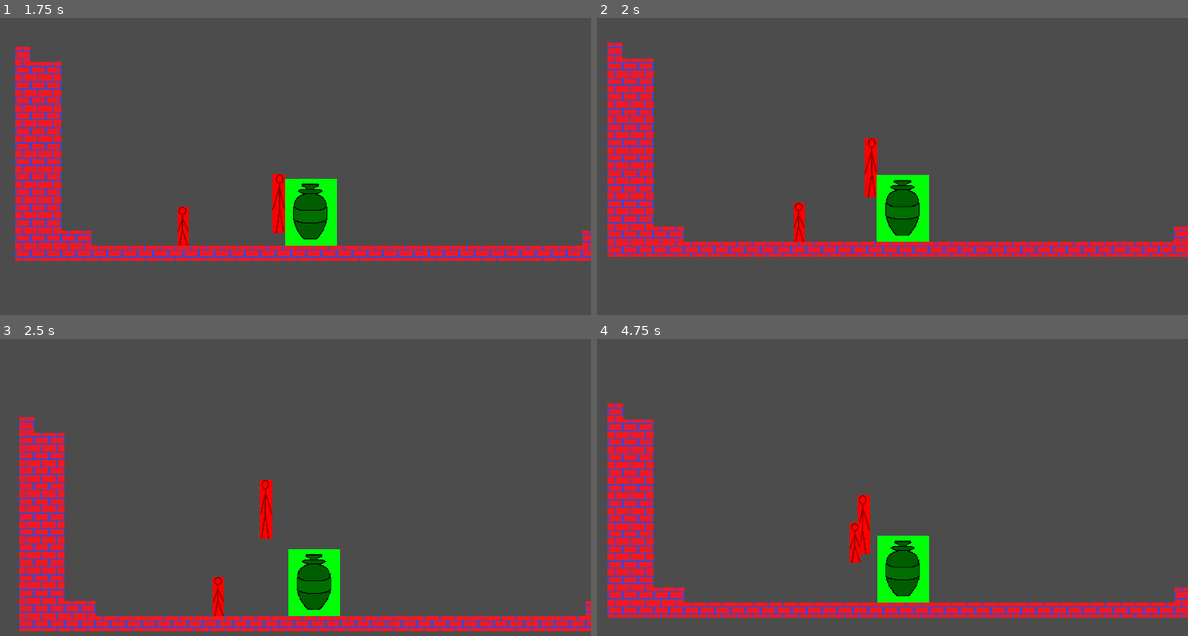
Above: before the commit, frames 1-4 (two rows, left to right).
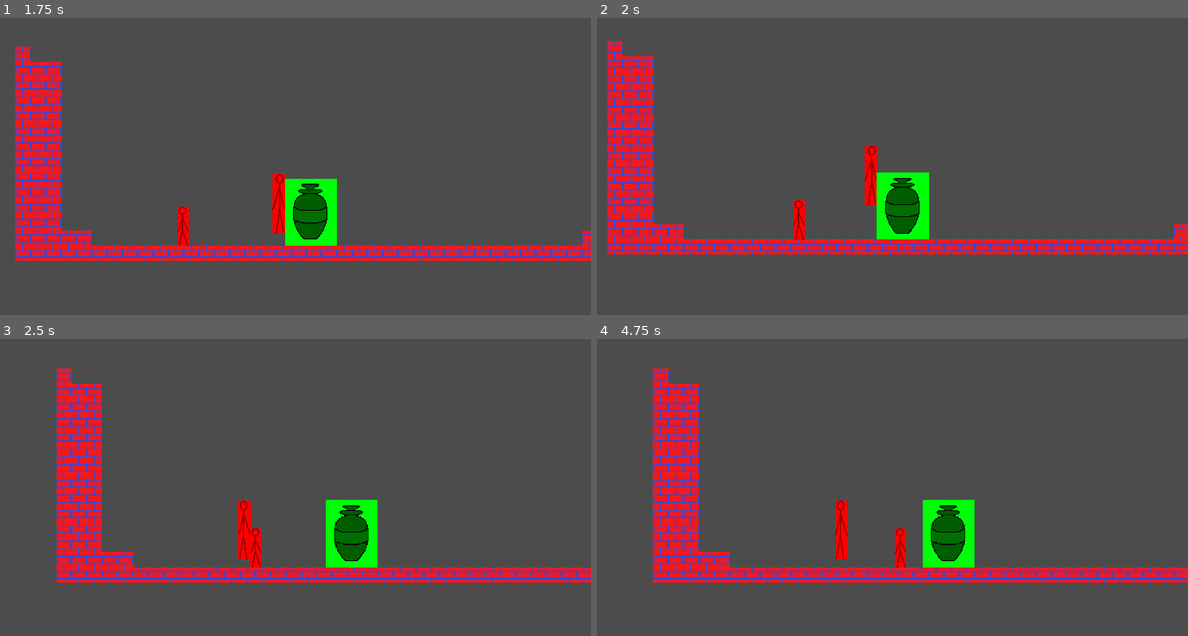
Above: after the commit, the same moments.

Repository: EyeBallTank/PROJECT-NORTUBEL-main-ish
Game: Godot game, scene res://src/levels/LevelTemplate3.tscn
The game is run twice, just before and just after one commit, with the same random seed, the same clock (stepped at 60 frames per second) and the same inputs. This scene is started directly instead of the project's main scene.
Inputs:
- Up to frame 1 (1.75 s): hold Right (right) from 0.53 s (still down); tap Up (jumpup) at 0.6, 0.77, 1.07, 1.52, 1.55 s; tap F (followme) at 1.35 s
- Up to frame 2 (2 s): keep holding Right (right); tap Up (jumpup) at 1.82 s
- Up to frame 3 (2.5 s): release Right (right) at 2.03 s; hold Left (left) from 2.03 s (still down); hold S (standstill) from 2.03 s (still down); tap Up (jumpup) at 2.3 s
- Up to frame 4 (4.75 s): release Left (left) at 2.78 s; release S (standstill) at 2.78 s; hold Right (right) 2.78-4.28 s; tap Up (jumpup) at 2.85, 3.02, 3.32, 3.77, 3.8, 4.07, 4.52, 4.55 s; hold F (followme) 3.53-4.28 s; hold Left (left) from 4.28 s (still down); tap S (standstill) at 4.35 s

Frame 1 is identical in both runs. In frame 2, 6.1% of the frame differs, in the area x 1-100%, y 7-81%; in frame 3, 23%; in frame 4, 25%, in the area x 1-100%, y 9-94%.

Commit message:
now player isn't slow down when touching top of pushable
This is because i selected the side based collision shapes of the Pushable to put then under a group
So you can add groups for nodes within a scene, it seems.

Diff:
--- a/src/level_objects/PushableCopy.tscn
+++ b/src/level_objects/PushableCopy.tscn
@@ -29,10 +29,10 @@
 position = Vector2( 0, 138 )
 shape = SubResource( 2 )
 
-[node name="leftside" type="CollisionShape2D" parent="."]
+[node name="leftside" type="CollisionShape2D" parent="." groups=["pushableside"]]
 position = Vector2( -106.5, 2 )
 shape = SubResource( 3 )
 
-[node name="rightside" type="CollisionShape2D" parent="."]
+[node name="rightside" type="CollisionShape2D" parent="." groups=["pushableside"]]
 position = Vector2( 106.514, 2 )
 shape = SubResource( 3 )
--- a/src/play_actors/PlayerCopy.gd
+++ b/src/play_actors/PlayerCopy.gd
@@ -51,6 +51,21 @@
 				if Input.is_action_just_pressed("jumpup"):
 					state = MAINSTATE
 					velocity.y = -JUMP_SPEED
+			#Copied code from below to the PUSH state
+			if Input.is_action_just_pressed("jumpup"):
+				jump_buffer_counter = jump_buffer_time
+
+			if Input.is_action_just_released("jumpup"):
+				if velocity.y < 0:
+					velocity.y += 500
+
+			if jump_buffer_counter > 0:
+				jump_buffer_counter -= 1
+
+
+			if jump_buffer_counter > 0 and is_on_floor():
+				velocity.y = -JUMP_SPEED
+				jump_buffer_counter = 0
 
 		MAINSTATE:
 			WALK_MAX_SPEED = 700
@@ -97,7 +112,7 @@
 
 	for index in get_slide_count():
 		var collision = get_slide_collision(index)
-		if collision.collider.is_in_group("pushable"):
+		if collision.collider.is_in_group("pushableside"):
 			state = PUSH
 		else:
 			state = MAINSTATE
